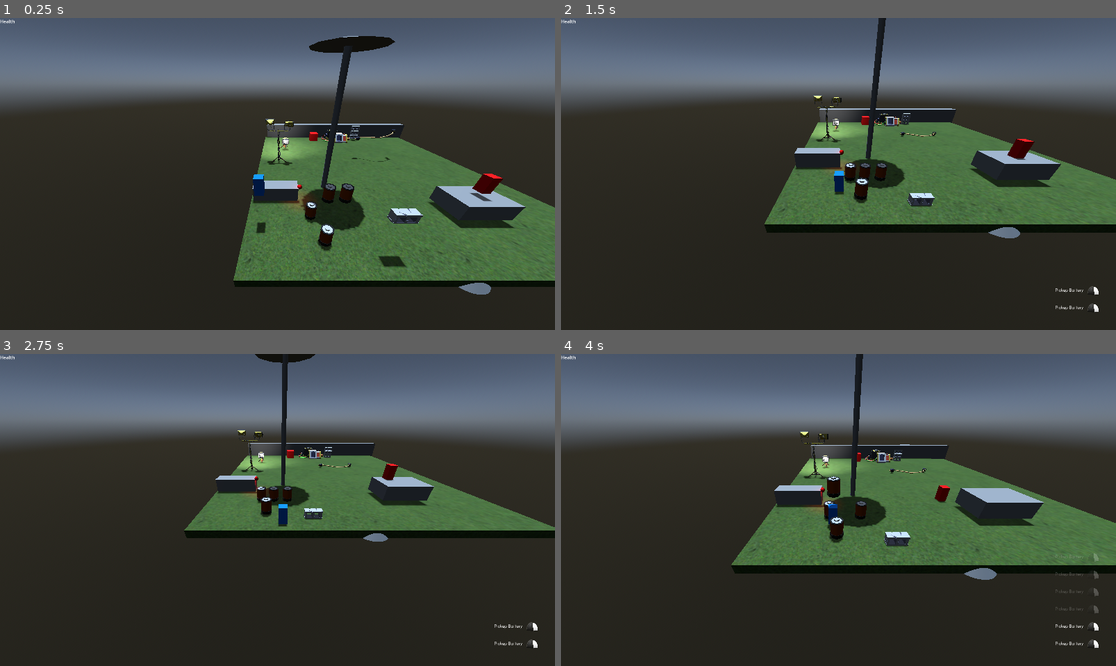
Above: before the commit, frames 1-4 (two rows, left to right).
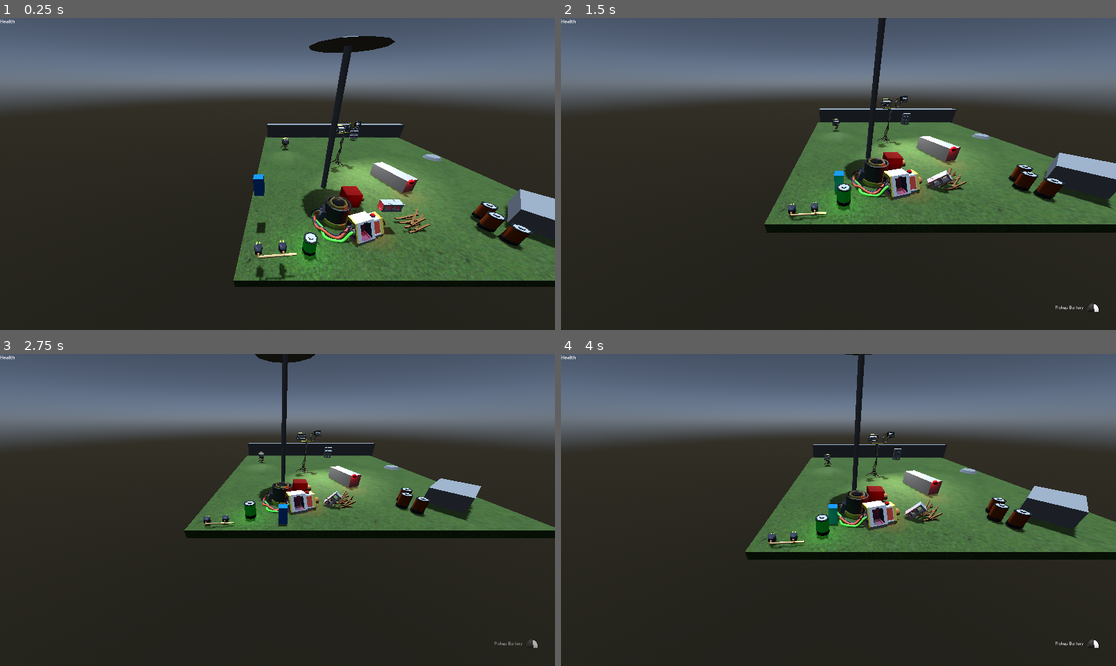
Above: after the commit, the same moments.

Repository: joshandersn/power
Game: Godot game, scene res://Scenes/main.tscn
Two runs of this game, one before a commit and one after it. Both use one fixed random seed, a clock stepped at 60 frames per second and the inputs below.
Inputs (mouse positions are in pixels of both pictures, inside the frame that each line leads up to):
- Up to frame 1 (0.25 s): no input
- Up to frame 2 (1.5 s): move the mouse to (960, 158) at 0.52 s; hold D (move_right) 0.53-1.28 s; right-click (960, 158) at 0.6 s; move the mouse to (727, 189) at 1.27 s; hold S (move_down) from 1.28 s (still down); tap Shift (run) at 1.35 s
- Up to frame 3 (2.75 s): move the mouse to (333, 441) at 2.02 s; release S (move_down) at 2.03 s; hold D (move_right) from 2.03 s (still down); click (333, 441) at 2.1 s
- Up to frame 4 (4 s): move the mouse to (810, 572) at 2.77 s; release D (move_right) at 2.78 s; hold W (move_up) 2.78-3.53 s; tap E (use_cable) at 2.85 s; move the mouse to (1005, 556) at 3.52 s; hold A (move_left) from 3.53 s (still down); right-click (1005, 556) at 3.6 s

The runs differ from the first frame. In frame 1, 9.9% of the frame differs, in the area x 45-100%, y 32-89%; in frame 2, 8.9%; in frame 3, 5.7%; in frame 4, 14%, in the area x 30-100%, y 0-89%.

Commit message:
improves charging logics

Diff:
--- a/Entities/enemy.tscn
+++ b/Entities/enemy.tscn
@@ -51,7 +51,6 @@
 shape = SubResource("SphereShape3D_2lt1e")
 
 [node name="HitTimer" type="Timer" parent="."]
-wait_time = 2.0
 
 [node name="StunTime" type="Timer" parent="."]
 wait_time = 5.0
--- a/Gadgets/Cable.tscn
+++ b/Gadgets/Cable.tscn
@@ -14,11 +14,11 @@
 cable_b = NodePath("PlugHeadB")
 
 [node name="PlugHeadA" parent="." node_paths=PackedStringArray("other_plug") instance=ExtResource("2_7q6yv")]
-transform = Transform3D(-0.425068, 0, -0.905161, 0, 1, 0, 0.905161, 0, -0.425068, 0.273887, 1.63182, -3.38933)
+transform = Transform3D(1, 0, 0, 0, 1, 0, 0, 0, 1, -0.463579, 0, 0.054888)
 other_plug = NodePath("../PlugHeadB")
 
 [node name="PlugHeadB" parent="." node_paths=PackedStringArray("other_plug") instance=ExtResource("2_7q6yv")]
-transform = Transform3D(1, 0, 0, 0, 1, 0, 0, 0, 1, 0.083235, 0.886056, 0.563264)
+transform = Transform3D(1, 0, 0, 0, 1, 0, 0, 0, 1, 0.527554, 0, 0.0587208)
 other_plug = NodePath("../PlugHeadA")
 
 [node name="CSGPolygon3D" type="CSGPolygon3D" parent="."]
--- a/Gadgets/Socket.tscn
+++ b/Gadgets/Socket.tscn
@@ -1,8 +1,9 @@
-[gd_scene load_steps=8 format=3 uid="uid://dpqd7qs18dur5"]
+[gd_scene load_steps=9 format=3 uid="uid://dpqd7qs18dur5"]
 
 [ext_resource type="Script" path="res://Gadgets/socket.gd" id="1_y2hsj"]
 [ext_resource type="PackedScene" uid="uid://3emifvye52al" path="res://Assets/Battery_Hub.glb" id="2_vmy85"]
 [ext_resource type="PackedScene" uid="uid://ynijdp07yp2x" path="res://Assets/Socket.glb" id="3_jp1bg"]
+[ext_resource type="PackedScene" uid="uid://biu2aq3ps1eq1" path="res://Gadgets/statusLight.tscn" id="4_hpqxn"]
 
 [sub_resource type="BoxShape3D" id="BoxShape3D_6b7at"]
 size = Vector3(1.75366, 1.11023, 1)
@@ -11,7 +12,7 @@
 size = Vector3(1.22772, 1.24213, 1.21741)
 
 [sub_resource type="SphereShape3D" id="SphereShape3D_oblf1"]
-radius = 0.875894
+radius = 1.256
 
 [sub_resource type="CylinderMesh" id="CylinderMesh_cpdev"]
 top_radius = 0.7
@@ -35,7 +36,7 @@
 shape = SubResource("BoxShape3D_ii5sp")
 
 [node name="CollisionShape3D" type="CollisionShape3D" parent="."]
-transform = Transform3D(1, 0, 0, 0, 1, 0, 0, 0, 1, 0.317963, 0.674291, 0.266692)
+transform = Transform3D(1, 0, 0, 0, 1, 0, 0, 0, 1, 0.668343, 0.674291, 0.305115)
 shape = SubResource("SphereShape3D_oblf1")
 
 [node name="InsertPos" type="Node3D" parent="."]
@@ -51,7 +52,7 @@
 one_shot = true
 
 [node name="PlugPos" type="Node3D" parent="."]
-transform = Transform3D(-0.98439, 0, 0.176002, 0, 1, 0, -0.176002, 0, -0.98439, 1.98878, 0.377588, -0.118122)
+transform = Transform3D(-4.37114e-08, 0, 1, 0, 1, 0, -1, 0, -4.37114e-08, 1.98878, 0.377588, -0.118122)
 
 [node name="ServeTimer" type="Timer" parent="."]
 
@@ -61,6 +62,9 @@
 [node name="Socket" parent="." instance=ExtResource("3_jp1bg")]
 transform = Transform3D(-6.22557e-09, 0, -0.142424, 0, 0.142424, 0, 0.142424, 0, -6.22557e-09, 1.42299, 0.397124, -0.110605)
 
+[node name="StatusLight" parent="." instance=ExtResource("4_hpqxn")]
+transform = Transform3D(0.246128, 0, 0, 0, 0.246128, 0, 0, 0, 0.246128, 0.788449, 1.00567, -0.226096)
+
 [connection signal="body_entered" from="." to="." method="_on_body_entered"]
 [connection signal="timeout" from="InsertLimit" to="." method="_on_insert_limit_timeout"]
 [connection signal="timeout" from="ServeTimer" to="." method="_on_serve_timer_timeout"]
--- a/Gadgets/boiler.gd
+++ b/Gadgets/boiler.gd
@@ -30,11 +30,17 @@
 		$ServeTimer.start()
 	if body.item_resource.fuel:
 		item_resource.power += body.item_resource.fuel
+		$ServeTimer.start()
 		body.queue_free()
 
 func _on_serve_timer_timeout() -> void:
 	if output_node and output_node.plugged_into:
 		if item_resource.power >= power_current:
 			output_node.pass_power(power_current)
+			$Smoke.emitting = true
+		else:
+			$ServeTimer.stop()
+			$Smoke.emitting = false
 	else:
 		$ServeTimer.stop()
+		$Smoke.emitting = false
--- a/Gadgets/boiler.tscn
+++ b/Gadgets/boiler.tscn
@@ -1,12 +1,46 @@
-[gd_scene load_steps=5 format=3 uid="uid://dqax8s62i3xmi"]
+[gd_scene load_steps=13 format=3 uid="uid://dqax8s62i3xmi"]
 
 [ext_resource type="Script" path="res://Gadgets/boiler.gd" id="1_mnqfa"]
 [ext_resource type="Material" uid="uid://bvt6jte321obm" path="res://Materials/red.tres" id="2_vmb2p"]
+[ext_resource type="PackedScene" uid="uid://ynijdp07yp2x" path="res://Assets/Socket.glb" id="3_spa88"]
 
 [sub_resource type="SphereShape3D" id="SphereShape3D_oblf1"]
+radius = 1.02421
 
 [sub_resource type="BoxMesh" id="BoxMesh_i45vt"]
 material = ExtResource("2_vmb2p")
+
+[sub_resource type="Gradient" id="Gradient_hgplr"]
+offsets = PackedFloat32Array(0, 0.477506)
+colors = PackedColorArray(1, 1, 1, 1, 0.282285, 0.282285, 0.282285, 1)
+
+[sub_resource type="GradientTexture1D" id="GradientTexture1D_6kbs0"]
+gradient = SubResource("Gradient_hgplr")
+
+[sub_resource type="Curve" id="Curve_m1lx4"]
+_data = [Vector2(0, 0), 0.0, 0.0, 0, 0, Vector2(0.487136, 1), 0.0, 0.0, 0, 0, Vector2(1, 0), 0.0, 0.0, 0, 0]
+point_count = 3
+
+[sub_resource type="CurveTexture" id="CurveTexture_103cu"]
+curve = SubResource("Curve_m1lx4")
+
+[sub_resource type="ParticleProcessMaterial" id="ParticleProcessMaterial_6d7ho"]
+initial_velocity_max = 1.2
+gravity = Vector3(0, 6.03, -5.17)
+damping_min = 1.934
+damping_max = 12.563
+scale_min = 0.0
+scale_curve = SubResource("CurveTexture_103cu")
+color_ramp = SubResource("GradientTexture1D_6kbs0")
+
+[sub_resource type="StandardMaterial3D" id="StandardMaterial3D_efmud"]
+shading_mode = 0
+vertex_color_use_as_albedo = true
+disable_receive_shadows = true
+
+[sub_resource type="QuadMesh" id="QuadMesh_w0vou"]
+material = SubResource("StandardMaterial3D_efmud")
+size = Vector2(0.82, 0.67)
 
 [node name="Boiler" type="Area3D" groups=["Socket"]]
 collision_layer = 8
@@ -26,9 +60,21 @@
 one_shot = true
 
 [node name="PlugPos" type="Node3D" parent="."]
-transform = Transform3D(1, 0, 0, 0, 1, 0, 0, 0, 1, 0, 0.0363748, 0.851561)
+transform = Transform3D(-4.37114e-08, 0, 1, 0, 1, 0, -1, 0, -4.37114e-08, 1.28401, 0.375405, 0.00578529)
 
 [node name="ServeTimer" type="Timer" parent="."]
+
+[node name="Smoke" type="GPUParticles3D" parent="."]
+transform = Transform3D(1, 0, 0, 0, 1, 0, 0, 0, 1, 0, 1.29745, -0.327326)
+cast_shadow = 0
+emitting = false
+amount = 20
+transform_align = 1
+process_material = SubResource("ParticleProcessMaterial_6d7ho")
+draw_pass_1 = SubResource("QuadMesh_w0vou")
+
+[node name="Socket" parent="." instance=ExtResource("3_spa88")]
+transform = Transform3D(-6.22557e-09, 0, -0.142424, 0, 0.142424, 0, 0.142424, 0, -6.22557e-09, 0.722818, 0.397124, 0.0135441)
 
 [connection signal="body_entered" from="." to="." method="_on_body_entered"]
 [connection signal="timeout" from="InsertLimit" to="." method="_on_insert_limit_timeout"]
--- a/Gadgets/socket.gd
+++ b/Gadgets/socket.gd
@@ -34,6 +34,11 @@
 	if inserted_item:
 		inserted_item.receive_power(amt)
 		inserted_item.update_item()
+		if inserted_item.item_resource.power >= 100:
+			$StatusLight.active = true
+		else:
+			$StatusLight.active = false
+		$StatusLight.update_item()
 
 func update_outputs():
 	if output_node and output_node.other_plug and output_node.other_plug.plugged_into and output_node.other_plug.plugged_into.is_output:
@@ -51,7 +56,7 @@
 		output_node = object
 		object.plugged_into = self
 		object.global_position = $PlugPos.global_position
-		object.rotation = $PlugPos.global_rotation
+		object.global_rotation = $PlugPos.global_rotation
 		update_outputs()
 		object.update_connections()
 		object.freeze = true
--- a/Gadgets/socket_array.gd
+++ b/Gadgets/socket_array.gd
@@ -26,7 +26,7 @@
 func update_sockets() -> void:
 	var count := 0
 	for i in inserts.size():
-		inserts[count].position = sockets[count].global_position
+		inserts[count].global_position = sockets[count].global_position
 		count += 1
 	if inserts.size() == 3:
 		charged = true
--- a/Gadgets/statusLight.tscn
+++ b/Gadgets/statusLight.tscn
@@ -4,6 +4,7 @@
 [ext_resource type="Material" uid="uid://bqi10rh5anjm1" path="res://Materials/green.tres" id="2_whg7s"]
 
 [sub_resource type="SphereMesh" id="SphereMesh_gieow"]
+resource_local_to_scene = true
 material = ExtResource("2_whg7s")
 radial_segments = 6
 rings = 6
--- /dev/null
+++ b/Items/Stick.gd
@@ -0,0 +1,10 @@
+extends RigidBody3D
+
+@onready var item_resource := load("res://Items/Stick.tres")
+
+
+func _on_hitbox_body_entered(body: Node3D) -> void:
+	if body.is_in_group("Enemy") and linear_velocity.length() > 0.1:
+		body.take_damage()
+		linear_velocity += Vector3.UP * 5
+		angular_velocity += Vector3.UP * 10
--- /dev/null
+++ b/Items/Stick.tres
@@ -0,0 +1,16 @@
+[gd_resource type="Resource" script_class="res_item" load_steps=3 format=3 uid="uid://rn5dibc8xnqj"]
+
+[ext_resource type="PackedScene" uid="uid://1so85f1c5jgt" path="res://Items/Stick.tscn" id="1_n2ld4"]
+[ext_resource type="Script" path="res://Resources/res_item.gd" id="1_pt4t4"]
+
+[resource]
+script = ExtResource("1_pt4t4")
+scene = ExtResource("1_n2ld4")
+title = "Stick"
+power = 0.0
+knocked_over = false
+broken = false
+heavy = false
+plug = false
+battery = false
+fuel = 50.0
--- /dev/null
+++ b/Items/Stick.tscn
@@ -0,0 +1,42 @@
+[gd_scene load_steps=6 format=3 uid="uid://1so85f1c5jgt"]
+
+[ext_resource type="Script" path="res://Items/Stick.gd" id="1_gxk2x"]
+
+[sub_resource type="BoxShape3D" id="BoxShape3D_7vq06"]
+size = Vector3(1, 0.154297, 0.353516)
+
+[sub_resource type="CapsuleShape3D" id="CapsuleShape3D_bjrwf"]
+radius = 0.301137
+height = 1.42346
+
+[sub_resource type="StandardMaterial3D" id="StandardMaterial3D_bwlym"]
+albedo_color = Color(0.588102, 0.402869, 0.224073, 1)
+
+[sub_resource type="BoxMesh" id="BoxMesh_thp75"]
+material = SubResource("StandardMaterial3D_bwlym")
+size = Vector3(0.94, 0.09, 0.09)
+
+[node name="Stick" type="RigidBody3D"]
+collision_layer = 2
+collision_mask = 3
+script = ExtResource("1_gxk2x")
+
+[node name="CollisionShape3D" type="CollisionShape3D" parent="."]
+shape = SubResource("BoxShape3D_7vq06")
+
+[node name="Hitbox" type="Area3D" parent="."]
+collision_layer = 4
+collision_mask = 4
+
+[node name="CollisionShape3D" type="CollisionShape3D" parent="Hitbox"]
+transform = Transform3D(-4.37114e-08, -1, 0, 1, -4.37114e-08, 0, 0, 0, 1, 0, 0, 0)
+shape = SubResource("CapsuleShape3D_bjrwf")
+
+[node name="MeshInstance3D" type="MeshInstance3D" parent="."]
+mesh = SubResource("BoxMesh_thp75")
+
+[node name="MeshInstance3D2" type="MeshInstance3D" parent="."]
+transform = Transform3D(0.939424, -0.342758, 0, 0.342758, 0.939424, 0, 0, 0, 1, 0.238816, 0.168127, 0.00833917)
+mesh = SubResource("BoxMesh_thp75")
+
+[connection signal="body_entered" from="Hitbox" to="." method="_on_hitbox_body_entered"]
--- a/Items/battery.gd
+++ b/Items/battery.gd
@@ -14,8 +14,9 @@
 	update_item()
 
 func receive_power(amt: int) -> void:
-	item_resource.power += amt
-	update_item()
+	if item_resource.power <= 100:
+		item_resource.power += amt
+		update_item()
 
 func update_item() -> void:
 	var new_height = (item_resource.power / 100)
--- a/Scenes/dev01.tscn
+++ b/Scenes/dev01.tscn
@@ -12,7 +12,6 @@
 [ext_resource type="PackedScene" uid="uid://dpqd7qs18dur5" path="res://Gadgets/Socket.tscn" id="10_s2d4a"]
 [ext_resource type="PackedScene" uid="uid://c8rubgifvu7ns" path="res://Gadgets/Cable.tscn" id="11_ckaf5"]
 [ext_resource type="PackedScene" uid="uid://dqax8s62i3xmi" path="res://Gadgets/boiler.tscn" id="12_rd64m"]
-[ext_resource type="PackedScene" uid="uid://b6r1g0axogd5i" path="res://Entities/enemy.tscn" id="13_bfb2o"]
 [ext_resource type="PackedScene" uid="uid://c27gfin0lxrxy" path="res://Gadgets/bounds.tscn" id="14_jle21"]
 [ext_resource type="PackedScene" uid="uid://bikefj2032jwl" path="res://Items/cinderblock.tscn" id="15_jp2jo"]
 [ext_resource type="PackedScene" uid="uid://cn2y8amb3kwd4" path="res://Gadgets/trigger.tscn" id="16_pnuvf"]
@@ -22,8 +21,9 @@
 [ext_resource type="PackedScene" uid="uid://dp3uvhvmc42f1" path="res://Gadgets/SocketArray.tscn" id="20_wv4it"]
 [ext_resource type="PackedScene" uid="uid://dhmi7bckyg0k2" path="res://Gadgets/superLight.tscn" id="21_gl536"]
 [ext_resource type="PackedScene" uid="uid://ydqtpgy5ffku" path="res://Gadgets/Spawner.tscn" id="22_nivhu"]
+[ext_resource type="PackedScene" uid="uid://1so85f1c5jgt" path="res://Items/Stick.tscn" id="23_bqci6"]
 
-[sub_resource type="Resource" id="Resource_stqa2"]
+[sub_resource type="Resource" id="Resource_rcb7h"]
 script = ExtResource("7_qi6rb")
 scene = ExtResource("6_p0wli")
 title = "Work Light"
@@ -91,29 +91,26 @@
 transform = Transform3D(6.67547, 0, -0.00489528, 0, 2.52389, 0, 0.0299507, 0, 1.09106, -11.8387, 0.774811, -5.59845)
 
 [node name="Battery2" parent="." instance=ExtResource("9_cmk6o")]
-transform = Transform3D(1, 0, 0, 0, 1, 0, 0, 0, 1, -11.6676, 0.924251, 11.2423)
+transform = Transform3D(1, 0, 0, 0, 1, 0, 0, 0, 1, -12.1266, 0.924251, 13.4684)
+starting_power = 100
 
 [node name="Battery5" parent="." instance=ExtResource("9_cmk6o")]
-transform = Transform3D(1, 0, 0, 0, 1, 0, 0, 0, 1, -11.2306, 0.924251, 12.9821)
+transform = Transform3D(1, 0, 0, 0, 1, 0, 0, 0, 1, -1.8285, 0.924251, 12.9443)
 
 [node name="Battery3" parent="." instance=ExtResource("9_cmk6o")]
-transform = Transform3D(1, 0, 0, 0, 1, 0, 0, 0, 1, -10.8133, 2.29971, 11.2423)
+transform = Transform3D(0.578385, 0, 0.815764, 0, 1, 0, -0.815764, 0, 0.578385, -2.29159, 1.18014, 12.2489)
 
 [node name="Battery4" parent="." instance=ExtResource("9_cmk6o")]
-transform = Transform3D(1, 0, 0, 0, 1, 0, 0, 0, 1, -9.847, 2.29971, 11.2423)
+transform = Transform3D(0.578385, 0, 0.815764, 0, 1, 0, -0.815764, 0, 0.578385, -1.7327, 1.18014, 11.4606)
 
 [node name="Socket" parent="." instance=ExtResource("10_s2d4a")]
-transform = Transform3D(1, 0, 0, 0, 1, 0, 0, 0, 1, -5.32655, 0.249998, -2.80967)
+transform = Transform3D(0.952071, 0, 0.305878, 0, 1, 0, -0.305878, 0, 0.952071, -9.32149, 0.249998, 12.6104)
 
 [node name="Cable" parent="." instance=ExtResource("11_ckaf5")]
-transform = Transform3D(0.193772, 0.00774202, -0.981016, -0.0399225, 0.999203, 0, 0.980234, 0.0391647, 0.193926, -5.09393, 1.69742, 2.12464)
+transform = Transform3D(0.9925, 0.0396548, 0.11563, -0.0399225, 0.999203, -9.13642e-10, -0.115539, -0.00461626, 0.993292, -13.9231, 1.69742, 14.4345)
 
 [node name="Boiler" parent="." instance=ExtResource("12_rd64m")]
-transform = Transform3D(1, 0, 0, 0, 1, 0, 0, 0, 1, -8.55495, 0.250001, -3.63691)
-
-[node name="Enemy5" parent="." node_paths=PackedStringArray("target") instance=ExtResource("13_bfb2o")]
-transform = Transform3D(1, 0, 0, 0, 1, 0, 0, 0, 1, -2.10728, 2.65905, 10.7384)
-target = NodePath("../Car")
+transform = Transform3D(1, 0, 0, 0, 1, 0, 0, 0, 1, -8.81817, 0.250001, 9.94175)
 
 [node name="Bounds" parent="." node_paths=PackedStringArray("respawn") instance=ExtResource("14_jle21")]
 transform = Transform3D(5.56509, 0, 0, 0, 1, 0, 0, 0, 3.07218, 0, -15.0634, 0)
@@ -132,7 +129,7 @@
 transform = Transform3D(1, 0, 0, 0, 1, 0, 0, 0, 1, -2.84882, 2.25852, -3.72873)
 
 [node name="Cinderblock4" parent="." instance=ExtResource("15_jp2jo")]
-transform = Transform3D(1, 0, 0, 0, 1, 0, 0, 0, 1, -8.43231, 2.82128, 13.479)
+transform = Transform3D(1, 0, 0, 0, 1, 0, 0, 0, 1, -7.78479, 2.05787, 11.9702)
 
 [node name="Trigger" parent="." instance=ExtResource("16_pnuvf")]
 transform = Transform3D(2.80581, 0, 0, 0, 2.40477, 0, 0, 0, 2.66701, 2.27996, 1.26963, -3.25575)
@@ -140,23 +137,41 @@
 one_time = true
 
 [node name="WorkLightTall" parent="." instance=ExtResource("17_a5qrn")]
-transform = Transform3D(0.999961, 0, 0.00874364, 0, 1, 0, -0.00874364, 0, 0.999961, -13.4828, 0.858117, 3.36722)
+transform = Transform3D(-0.861762, 0, -0.507312, 0, 1, 0, 0.507312, 0, -0.861762, -7.6676, 0.858117, 3.7759)
 start_active = true
 item_resource = SubResource("Resource_eayx0")
 
 [node name="Car" parent="." instance=ExtResource("18_pa22a")]
-transform = Transform3D(-4.37114e-08, 0, -1, 0, 1, 0, 1, 0, -4.37114e-08, -1.86922, 1.04228, 10.8275)
+transform = Transform3D(0.606766, 0, -0.794881, 0, 1, 0, 0.794881, 0, 0.606766, 0.960359, 1.04228, 11.8808)
 
 [node name="Trigger2" parent="." instance=ExtResource("16_pnuvf")]
 transform = Transform3D(1, 0, 0, 0, 1, 0, 0, 0, 1, -16.4318, 0.0345261, 13.8589)
 load_level = ExtResource("19_01p1g")
 
 [node name="SocketArray" parent="." node_paths=PackedStringArray("objective") instance=ExtResource("20_wv4it")]
-transform = Transform3D(1, 0, 0, 0, 1, 0, 0, 0, 1, -13.7807, 0.841161, 9.36423)
+transform = Transform3D(0.301272, 0, -0.953538, 0, 1, 0, 0.953538, 0, 0.301272, -4.51288, 0.841161, 7.42574)
 objective = NodePath("../SuperLight")
 
 [node name="SuperLight" parent="." instance=ExtResource("21_gl536")]
 transform = Transform3D(1, 0, 0, 0, 1, 0, 0, 0, 1, -10.0597, 8.0304, 8.08486)
 
 [node name="Spawner" parent="." instance=ExtResource("22_nivhu")]
-transform = Transform3D(1, 0, 0, 0, 1, 0, 0, 0, 1, -5.24675, 0.25, 14.1008)
+transform = Transform3D(1, 0, 0, 0, 1, 0, 0, 0, 1, 3.13559, 0.504651, 2.64153)
+
+[node name="Stick" parent="." instance=ExtResource("23_bqci6")]
+transform = Transform3D(1, 0, 0, 0, 1, 0, 0, 0, 1, -6.17126, 0.349156, 11.7976)
+
+[node name="Stick2" parent="." instance=ExtResource("23_bqci6")]
+transform = Transform3D(0.972857, 0, 0.231408, 0, 1, 0, -0.231408, 0, 0.972857, -6.09864, 0.351021, 12.3655)
+
+[node name="Stick3" parent="." instance=ExtResource("23_bqci6")]
+transform = Transform3D(0.741414, 0, 0.671048, 0, 1, 0, -0.671048, 0, 0.741414, -5.91, 0.524323, 12.1032)
+
+[node name="Stick4" parent="." instance=ExtResource("23_bqci6")]
+transform = Transform3D(1, 0, 0, 0, 1, 0, 0, 0, 1, -6.38668, 0.810224, 11.6626)
+
+[node name="Stick5" parent="." instance=ExtResource("23_bqci6")]
+transform = Transform3D(0.972857, 0, 0.231408, 0, 1, 0, -0.231408, 0, 0.972857, -6.31407, 0.81209, 12.2305)
+
+[node name="Stick6" parent="." instance=ExtResource("23_bqci6")]
+transform = Transform3D(0.741414, 0, 0.671048, 0, 1, 0, -0.671048, 0, 0.741414, -6.12543, 0.985391, 11.9682)
Not shown: 1 places in Scenes/dev01.tscn that only renumber resources
